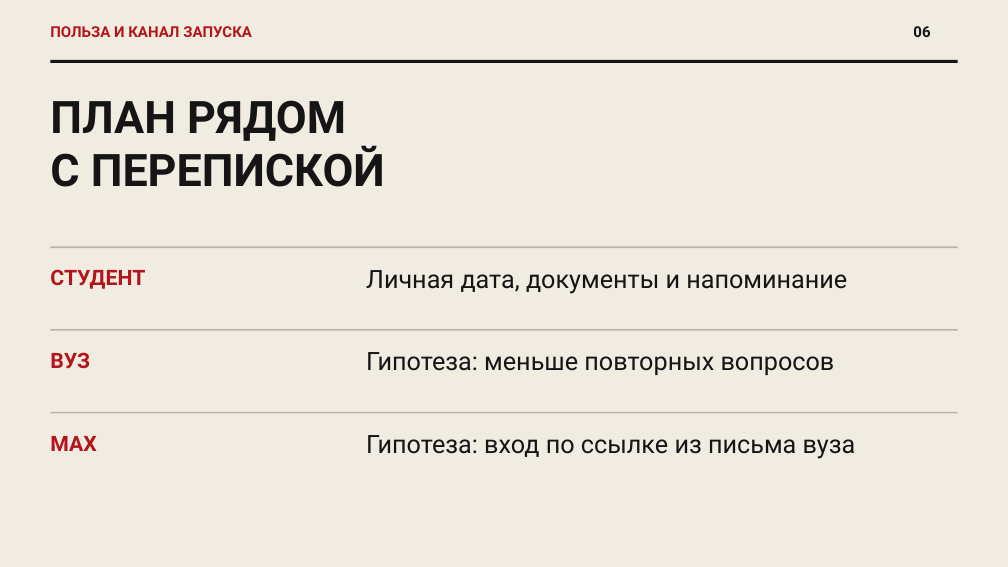
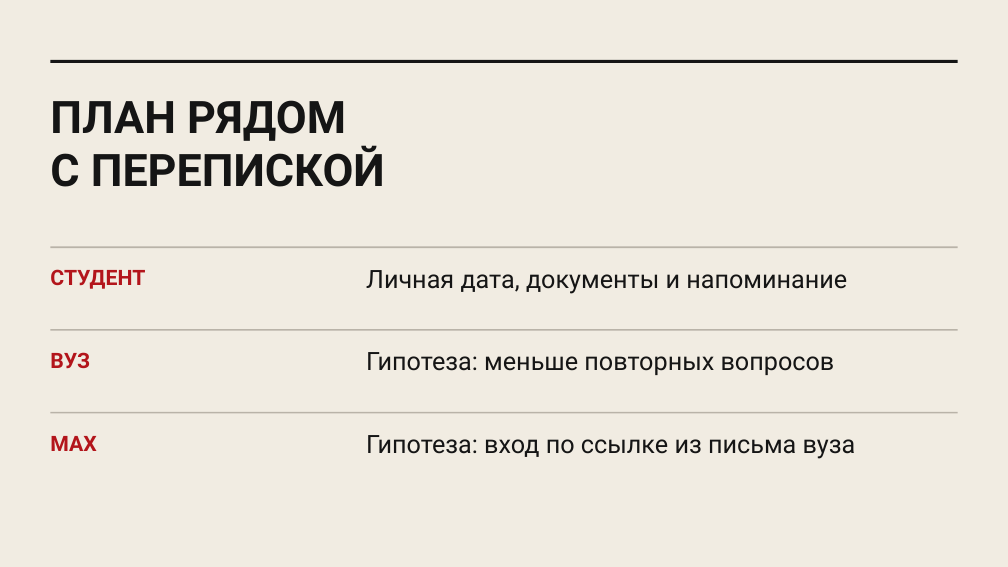
Before and after one commit to Ivana-banana/MAX, a slide deck: slide 7 of docs/presentation/draft-2026-10-24/first-90-days-product-style.pptx. Drawn at 1008x567 pixels with LibreOffice and Linux fonts; fonts in the diff are those of the drawing. Boxes give left, top, right and bottom in pixels: in the first picture for what was removed or moved away, otherwise in the second. Text is boxed around its words. In the diff, an @@ line names an element or a change of style, - is before the commit and + after.

```diff
--- a/docs/presentation/draft-2026-10-24/first-90-days-product-style.pptx
+++ b/docs/presentation/draft-2026-10-24/first-90-days-product-style.pptx
@@ text removed at box(50, 26, 252, 37) @@
-ПОЛЬЗА И КАНАЛ ЗАПУСКА
@@ text removed at box(913, 26, 930, 37) @@
-06
```
Also in this commit, not shown: 13 other slides changed, 4 other files.
